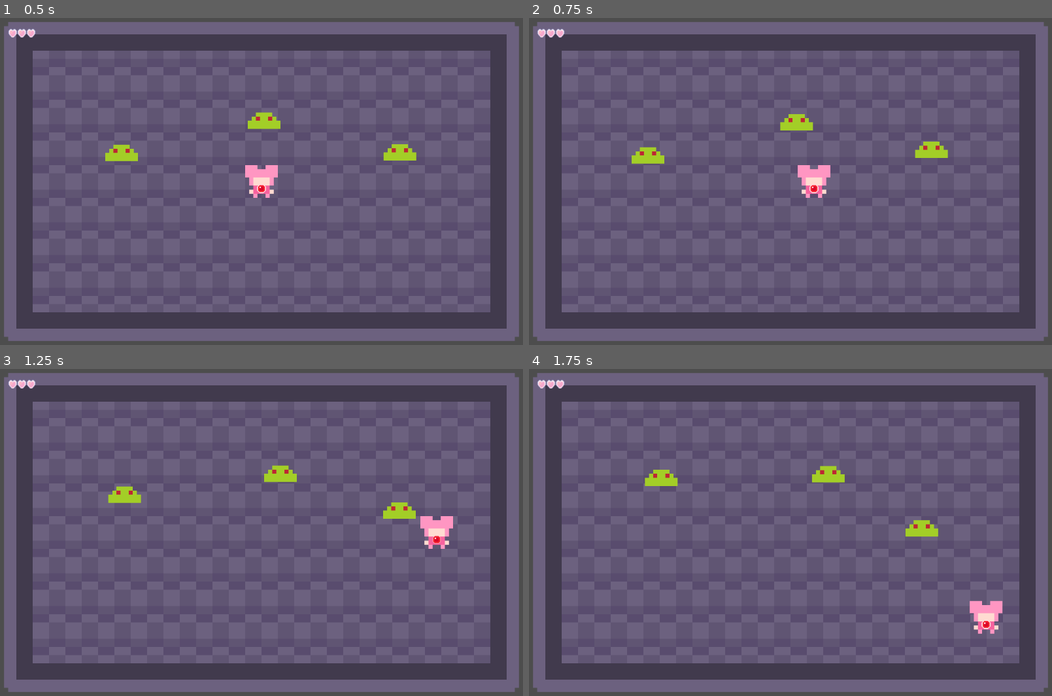
Above: before the commit, frames 1-4 (two rows, left to right).
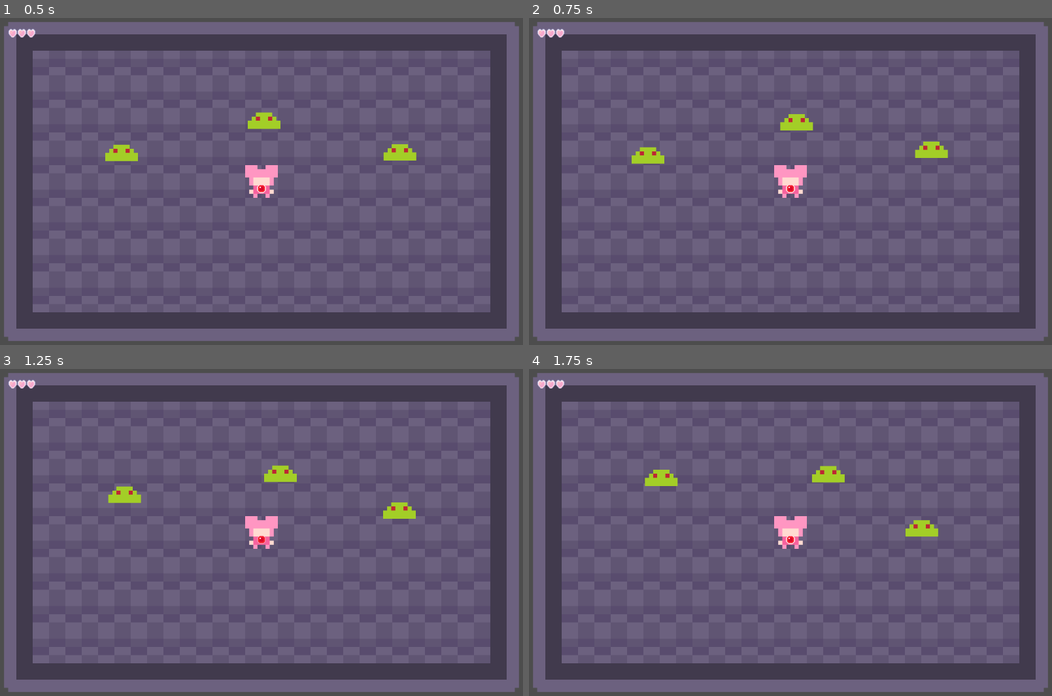
Above: after the commit, the same moments.

Repository: MagicalMegaDev/Magical-Persona-Repo
Game: Godot game, scene res://Assets/Scenes/main.tscn
The game is run twice, just before and just after one commit, with the same random seed, the same clock (stepped at 60 frames per second) and the same inputs.
Inputs:
- Up to frame 1 (0.5 s): no input
- Up to frame 2 (0.75 s): tap Enter at 0.5 s; hold D (move_right) from 0.53 s (still down); tap Space (speed) at 0.6 s
- Up to frame 3 (1.25 s): keep holding D (move_right)
- Up to frame 4 (1.75 s): release D (move_right) at 1.28 s; hold S (move_down) from 1.28 s (still down); tap Space (speed) at 1.35 s

Frame 1 is identical in both runs. In frame 2, 0.8% of the frame differs, in the area x 46-58%, y 45-55%; in frame 3, 0.9%; in frame 4, 0.9%, in the area x 46-91%, y 45-81%.
Error after the commit: Invalid access to property or key 'name' on a base object of type 'Nil'. (res://Assets/Scripts/State)

Commit message:
Enemy States and Machines refactored

Diff:
--- a/Assets/Scripts/Characters/Players/PlayerSprite.gd
+++ b/Assets/Scripts/Characters/Players/PlayerSprite.gd
@@ -19,14 +19,17 @@
 	blink_timer.timeout.connect(blink)
 	#endregion
 
+#Called by the blink_timer's timeout signal to create the blinking effect with a toggle
 func blink():
 	visible = !visible
 
+# Connected to the Player's health node's damage signal
 func _on_start_blink():
 	blinking = true
 	visible = false
 	blink_timer.start()
 
+# Connected to the Player's Health Node's i_frames_toggled signal
 func _on_stop_blink(i_frames_value:bool):
 	if(!i_frames_value):
 		blinking = false
--- a/Assets/Scripts/State Machines/EnemyAIStateMachine/EnemyAIStateMachine.gd
+++ b/Assets/Scripts/State Machines/EnemyAIStateMachine/EnemyAIStateMachine.gd
@@ -19,11 +19,13 @@
 			attack_states[child.name] = child
 			child.state_machine = self
 		if(starting_movement_state):
-			assert(movement_states.has(starting_movement_state.name), "%s StateMachine somehow has a starting movement state not in it's library!" % get_parent().name)
-			set_movement_state(starting_movement_state.name)
+			if(movement_states.has(starting_movement_state.name)):
+				set_movement_state(starting_movement_state.name)
+			else: push_error("%s StateMachine starting movement state not found in library!" % get_parent().name)
 		if(starting_attack_state):
-			assert(attack_states.has(starting_attack_state.name), "%s StateMachine somehow has a starting attack state not in it's library!" % get_parent().name)
-			set_attack_state(starting_attack_state.name)
+			if(attack_states.has(starting_attack_state.name)):
+				set_attack_state(starting_attack_state.name)
+			else: push_error("%s StateMachine starting attack state not found in library!")
 
 func set_movement_state(name:String):
 	if(active_movement_state):
--- a/Assets/Scripts/State Machines/EnemyAIStateMachine/States/EnemyAIState.gd
+++ b/Assets/Scripts/State Machines/EnemyAIStateMachine/States/EnemyAIState.gd
@@ -1,3 +1,5 @@
+#Base State for enemy AI, exists only to provide a common type
+#Stubbed in case of future functionality
 class_name EnemyAIState extends State
 
 func exit():
--- a/Assets/Scripts/State Machines/EnemyAIStateMachine/States/EnemyMovementState.gd
+++ b/Assets/Scripts/State Machines/EnemyAIStateMachine/States/EnemyMovementState.gd
@@ -1,29 +1,37 @@
-class_name EnemyMovementState extends EnemyAIState
+# Basic movement state for enemies.
+class_name EnemyMovementState
+extends EnemyAIState
 
 signal send_direction(direction:Vector2)
 @export var movement_ai:EnemyMovementAI
 
 func _ready():
 	if(movement_ai):
+		# Connect to pause/resume the AI when the state enters or exits
 		state_entered.connect(movement_ai.resume)
 		state_exited.connect(movement_ai.pause)
 
 
 func enter(args:= {}):
 	super(args)
+	# Connect when entering so the movement handler recieves input
 	send_direction.connect(state_machine.my_owner.movement_handler._on_direction_calculated)
 
 func exit():
 	super()
+	# Disconnect when exiting so the movement handler stops recieving input
 	send_direction.disconnect(state_machine.my_owner.movement_handler._on_direction_calculated)
 
-func handle_input(event):
+func handle_input(event: InputEvent):
 	super(event)
 	pass
 
 func update(delta):
 	super(delta)
-	send_direction.emit(movement_ai.get_direction())
+	if(movement_ai):
+		send_direction.emit(movement_ai.get_direction())
+	else:
+		push_warning("EnemyMovementState.update(): movement_ai not assigned")
 
 func physics_update(delta):
 	super(delta)
--- a/Assets/Scripts/State Machines/PlayerStateMachine/Controlled.gd
+++ b/Assets/Scripts/State Machines/PlayerStateMachine/Controlled.gd
@@ -1,4 +1,5 @@
-#Controlled.gd This state handles input from the player and sends it back out.
+#Handles raw input from the player and converts it into signals that other nodes in the player can react to
+class_name Controlled
 extends State
 
 var movement_direction:= Vector2.ZERO #What direction is the player moving in.
@@ -32,6 +33,7 @@
 
 }
 func update(delta):
+	#Broadcast the most recent input values
 	movement_direction_set.emit(movement_direction)
 	shooting_direction_set.emit(shooting_direction)
 	for input_name in input_mappings:
--- a/Assets/Scripts/State Machines/State.gd
+++ b/Assets/Scripts/State Machines/State.gd
@@ -1,3 +1,5 @@
+# Base class for all states used by the StateMachine.
+# Each state defines how the entity should behave while active.
 class_name State
 extends Node
 
@@ -5,17 +7,22 @@
 signal state_entered
 signal state_exited
 
+# Called when the state becomes active.
 func enter(args:= {}):
 	state_entered.emit()
 
+# Called when the state is exited
 func exit():
 	state_exited.emit()
 
-func handle_input(event):
+# Called everytime an input event is recieved
+func handle_input(event: InputEvent):
 	pass
 
+# Called each _process call if active
 func update(delta):
 	pass
 
+# Called each _physics_process call if active
 func physics_update(delta):
 	pass
--- a/Assets/Scripts/State Machines/StateMachine.gd
+++ b/Assets/Scripts/State Machines/StateMachine.gd
@@ -1,17 +1,26 @@
 class_name StateMachine
 extends Node
 
-var states := {}
-var current_state:State
+var states := {} #All states belonging to this machine
+var current_state:State #The currently active state
 var my_owner:Node
 
+@export var starting_state:State
 
 func _ready():
 	my_owner = get_parent()
 	for child in get_children():
 		if child is State:
 			add_state(child)
-	current_state = states.values()[0]
+	if(states.has(starting_state.name)):
+		current_state = starting_state
+	else:
+		if(states.size() != 0):
+			current_state = states.values()[0]
+			print(get_parent().name + " state machine had no starting state set!")
+		else:
+			print(get_parent().name + " state machine has no states!")
+
 
 func _process(delta):
 	if current_state:
